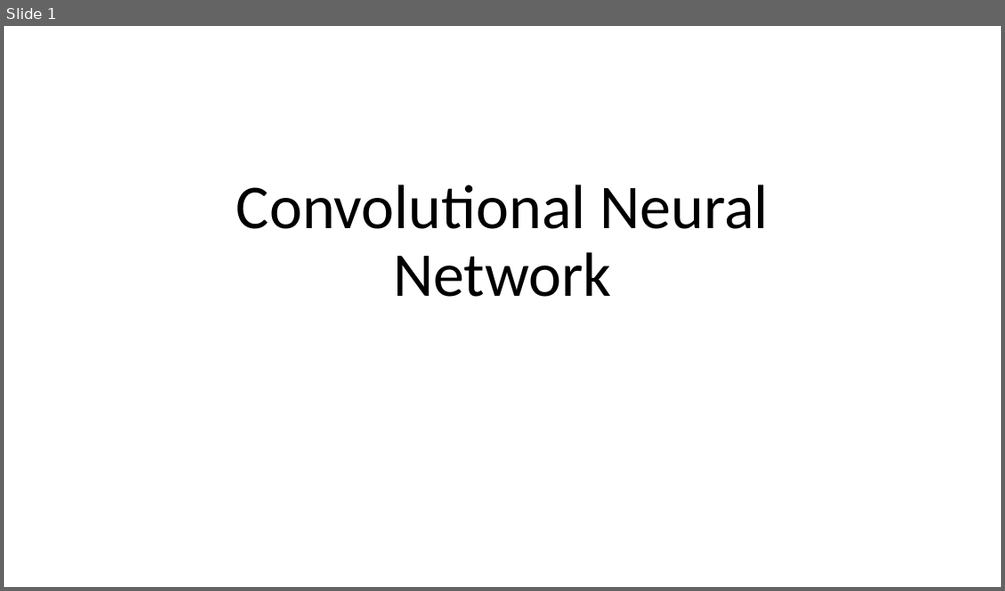
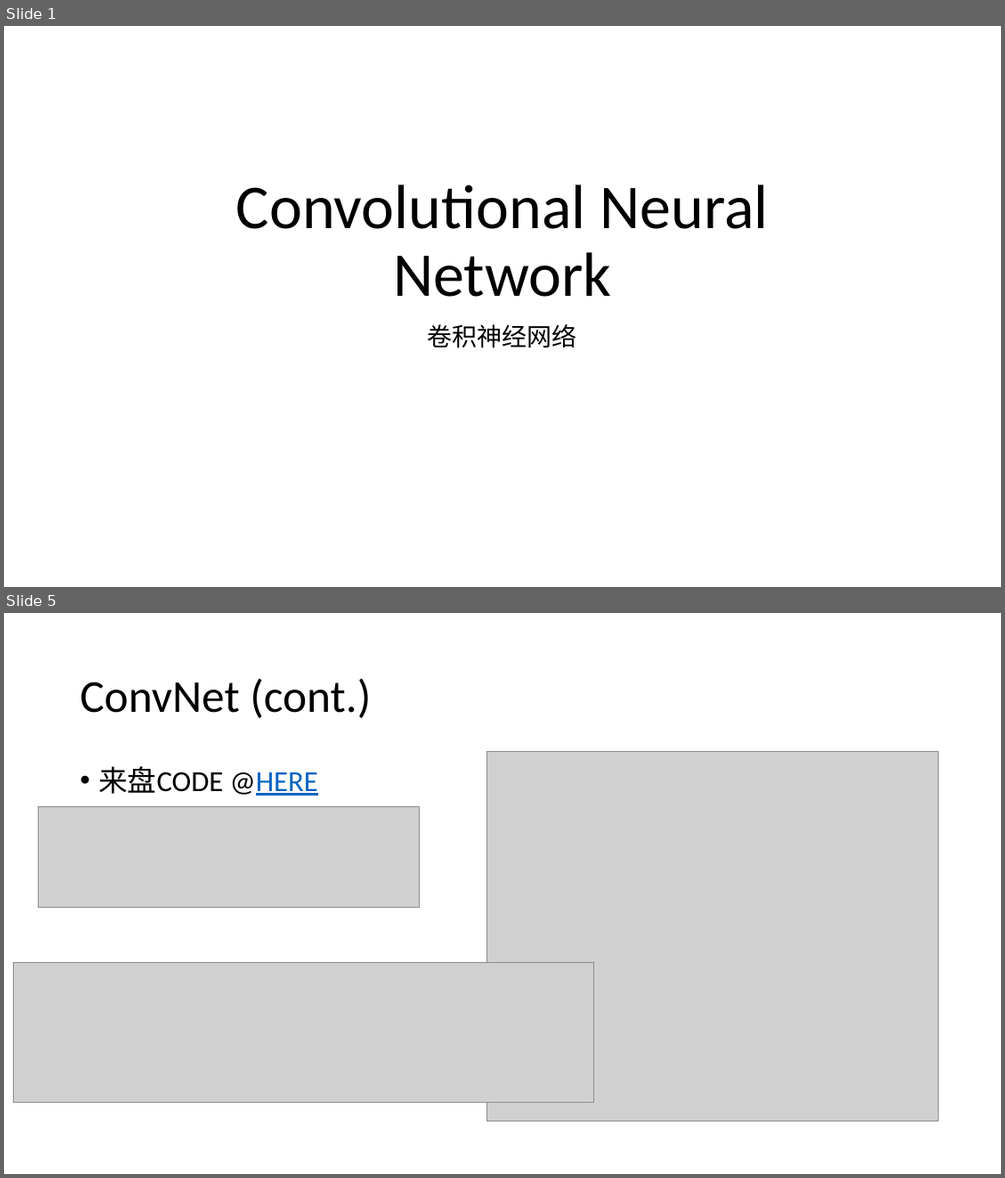
Before and after one commit to foamliu/Learning-DL, a slide deck: cnn/CNN.pptx. Shown one above the other, each under a label of ours: slide 1 before the commit, slides 1 and 5 after it; the slides between them are not shown. The pictures are 1005x591 and 1005x1178 pixels, drawn with LibreOffice and Linux fonts; fonts in the diff are those of the drawing; grey boxes stand for pictures. Boxes give left, top, right and bottom in pixels: in the first picture for what was removed or moved away, otherwise in the second. Text is boxed around its words. In the diff, an @@ line names an element or a change of style, - is before the commit and + after.

```diff
--- a/cnn/CNN.pptx
+++ b/cnn/CNN.pptx
@@ slide 5 added at bbox=[4, 613, 1001, 1174], background #FFFFFF @@
@@ title added at bbox=[80, 678, 371, 718], 44 pt, text #000000 @@
+ConvNet (cont.)
@@ text added at bbox=[98, 766, 318, 795], 28 pt, text #000000 @@
+• 来盘CODE @HERE
@@ picture added at bbox=[487, 751, 938, 1121] @@
@@ picture added at bbox=[39, 807, 419, 907] @@
@@ picture added at bbox=[14, 962, 594, 1103] @@
@@ slide 1 changed as well @@
@@ subtitle added at bbox=[428, 324, 577, 348], 24 pt, text #000000 @@
+卷积神经网络
```
Also in this commit, not shown: 9 other slides added, 2 other files.
